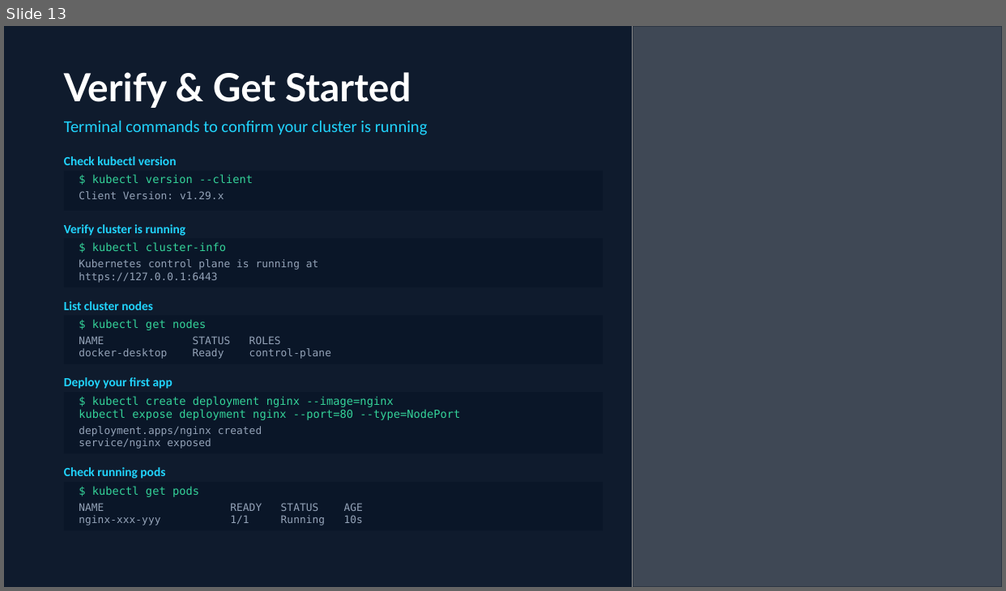
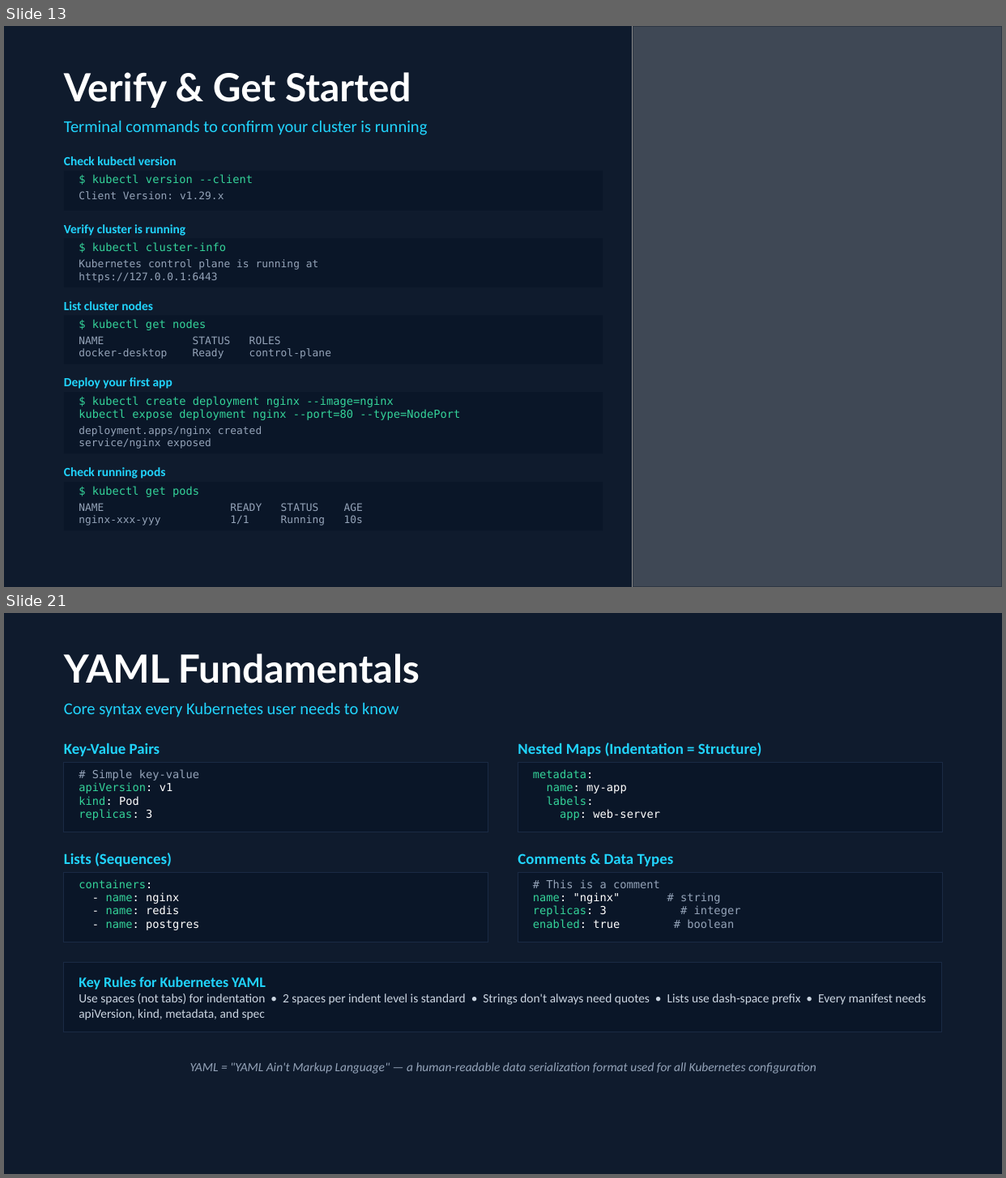
Before and after one commit to atul-matkawala-232/DevOps-Material, a slide deck: 21.kubernetes/Kubernetes.pptx. Shown one above the other, each under a label of ours: slide 13 before the commit, slides 13 and 21 after it; the slides between them are not shown. The pictures are 1006x591 and 1006x1178 pixels, drawn with LibreOffice and Linux fonts; fonts in the diff are those of the drawing; grey boxes stand for pictures. Boxes give left, top, right and bottom in pixels: in the first picture for what was removed or moved away, otherwise in the second. Text is boxed around its words. In the diff, an @@ line names an element or a change of style, - is before the commit and + after.

Commit message:
Updated Kubernetes PPT

```diff
--- a/21.kubernetes/Kubernetes.pptx
+++ b/21.kubernetes/Kubernetes.pptx
@@ slide 21 added at box(4, 613, 1002, 1174), background #0F1B2D @@
@@ text added at box(64, 653, 420, 683), 28 pt, text #FFFFFF, bold @@
+YAML Fundamentals
@@ text added at box(64, 702, 398, 717), 12 pt, text #21D4FD @@
+Core syntax every Kubernetes user needs to know
@@ text added at box(64, 743, 160, 756), 11 pt, text #21D4FD, bold @@
+Key-Value Pairs
@@ text added at box(518, 743, 762, 756), 11 pt, text #21D4FD, bold @@
+Nested Maps (Indentation = Structure)
@@ rectangle added at box(64, 763, 488, 833), fill #0A1628, outline #1A2A44 0.75 pt @@
@@ text added at box(79, 769, 199, 820), 8 pt, text #34D399 @@
+# Simple key-value
+apiVersion: v1
+kind: Pod
+replicas: 3
@@ rectangle added at box(518, 763, 942, 833), fill #0A1628, outline #1A2A44 0.75 pt @@
@@ text added at box(533, 769, 660, 820), 8 pt, text #34D399 @@
+metadata:
+name: my-app
+labels:
+app: web-server
@@ text added at box(64, 853, 172, 867), 11 pt, text #21D4FD, bold @@
+Lists (Sequences)
@@ text added at box(518, 854, 674, 867), 11 pt, text #21D4FD, bold @@
+Comments & Data Types
@@ rectangle added at box(64, 872, 488, 943), fill #0A1628, outline #1A2A44 0.75 pt @@
@@ text added at box(79, 879, 199, 931), 8 pt, text #FFFFFF @@
+containers:
+- name: nginx
+- name: redis
+- name: postgres
@@ rectangle added at box(518, 872, 942, 943), fill #0A1628, outline #1A2A44 0.75 pt @@
@@ text added at box(533, 879, 741, 929), 8 pt, text #94A3B8 @@
+# This is a comment
+name: "nginx" # string
+replicas: 3 # integer
+enabled: true # boolean
@@ rectangle added at box(64, 962, 942, 1032), fill #0A1628, outline #1A2A44 0.75 pt, 9 pt, text #CBD5E1 @@
+Key Rules for Kubernetes YAML
+Use spaces (not tabs) for indentation • 2 spaces per indent level is standard • Strings don't always need quotes • Lists use dash-space prefix • Every manifest needs apiVersion, kind, metadata, and spec
@@ text added at box(190, 1063, 816, 1074), 9 pt, text #94A3B8, italic @@
+YAML = "YAML Ain't Markup Language" — a human-readable data serialization format used for all Kubernetes configuration
```
Also in this commit, not shown: 21 other slides added, 1 slide removed, 6 other files.
